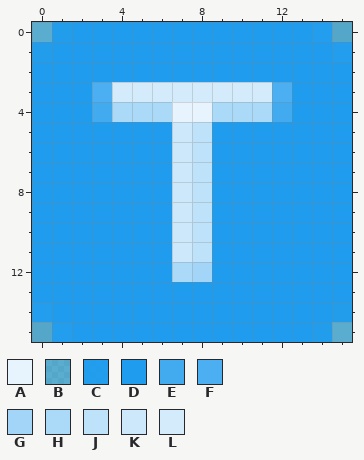
Two states of a pixel-art sprite, images/Flavicon/favicon-16x16.png. Above is the file before it was changed.
The file is 16x16 pixels. Colours within 5 levels of each other are drawn and written as one.
Palette (. is transparent): A #e7f4fd  B #1e9ced7e  C #209ceef9  D #209cee  E #42abf0  F #4baff1  G #a2d5f7  H #abd9f8  J #bee2fa  K #cde8fb  L #d3ebfb
Now the later version:
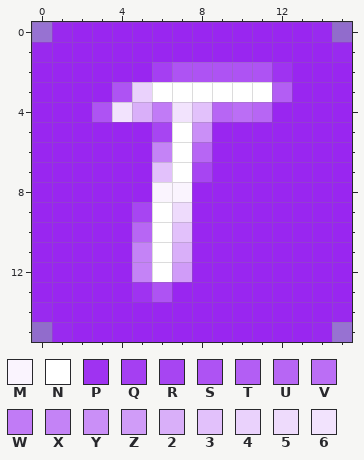
Colours new in this view: M #faf4fe  N #ffffff  P #9f33f1  Q #a53ff2  R #a745f2  S #ae53f3  T #b35ef4  U #b766f4  V #bb6ef5  W #c17bf6  X #c483f6  Y #ca8ff7  Z #d09cf8  2 #d9aff9  3 #e2c1fb  4 #ead2fc  5 #eedbfc  6 #f2e3fd
Changes in this commit:
@@ palette @@
-B #1e9ced7e
+B #9824f17e
-C #209ceef9
+C #9926f0f9
-D #209cee
+D #9926f0
@@ x 0..15 @@
  1 CDDDDDDDDDDDDDDC
- 2 DDDDDDDDDDDDDDDD
- 3 DDDFLLLLLLLLFDDD
- 4 DDDEHHHAAHHHEDDD
- 5 DDDDDDDKJDDDDDDD
- 6 DDDDDDDKJDDDDDDD
- 7 DDDDDDDKJDDDDDDD
- 8 DDDDDDDKJDDDDDDD
- 9 DDDDDDDKJDDDDDDD
-10 DDDDDDDKJDDDDDDD
-11 DDDDDDDKJDDDDDDD
-12 DDDDDDDHGDDDDDDD
-13 DDDDDDDDDDDDDDDD
+ 2 DDDDDDQSSSSSPDDD
+ 3 DDDDS4NNNNNNTDDD
+ 4 DDDS62W63UVUDDDD
+ 5 DDDDDDRNYDDDDDDD
+ 6 DDDDDDXNUDDDDDDD
+ 7 DDDDDD3NRDDDDDDD
+ 8 DDDDDDMMDDDDDDDD
+ 9 DDDDDRN5DDDDDDDD
+10 DDDDDUN3DDDDDDDD
+11 DDDDDXN2DDDDDDDD
+12 DDDDDXNZDDDDDDDD
+13 DDDDDPSDDDDDDDDD
 14 CDDDDDDDDDDDDDDC
Pixel boxes of the changes (left, top, right, bottom) in both pictures:
changed: (32, 22, 352, 342)
